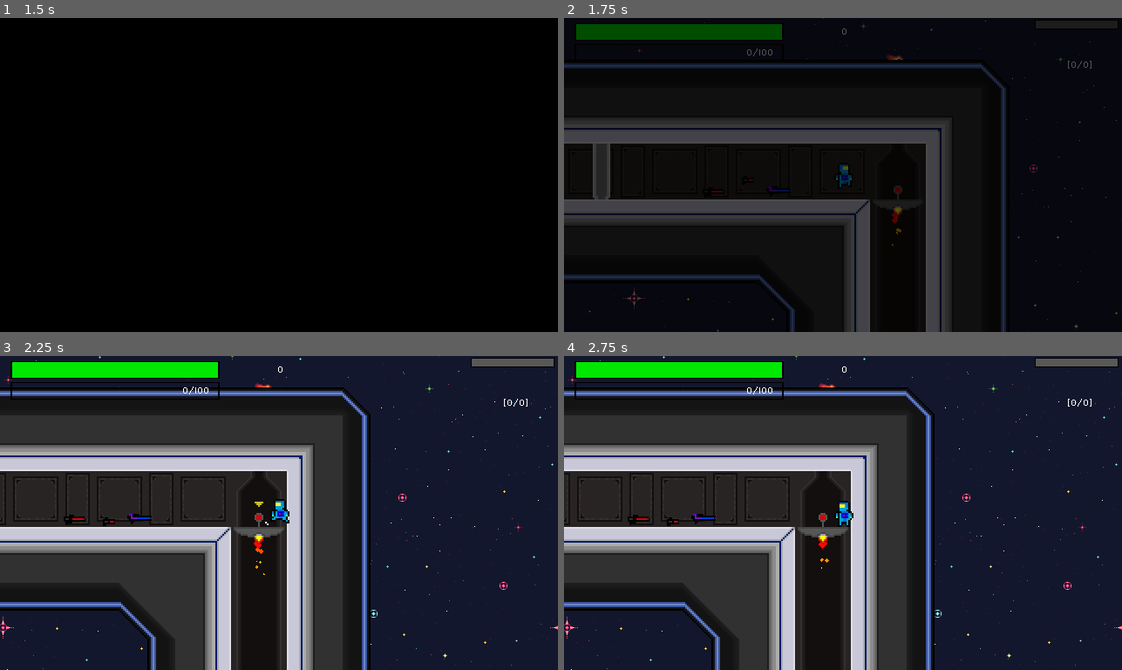
Above: before the commit, frames 1-4 (two rows, left to right).
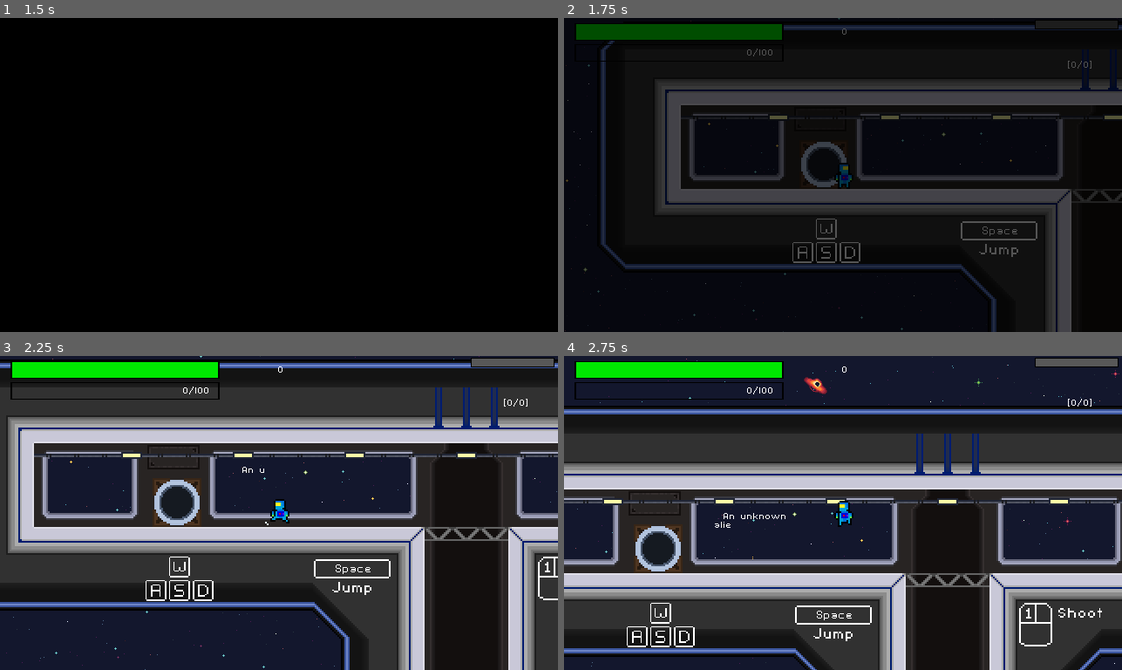
Above: after the commit, the same moments.

Repository: thomaszhou01/Astrotron
Game: Godot game, scene res://Scenes/Main.tscn
Same seed, same stepped clock (60 frames per second), same inputs: the game is played once before the commit and once after it. Sound files missing from this copy of the repository are replaced by a short silence.
Inputs (mouse positions are in pixels of both pictures, inside the frame that each line leads up to):
- Up to frame 1 (1.5 s): click (279, 262) at 0.5 s; move the mouse to (401, 159) at 1.27 s; hold D (move_right) from 1.28 s (still down); tap E (use) at 1.35 s
- Up to frame 2 (1.75 s): keep holding D (move_right); tap Space (jump) at 1.52 s
- Up to frame 3 (2.25 s): keep holding D (move_right); tap X (revive) at 2 s; move the mouse to (167, 528) at 2.02 s; tap Shift (dash) at 2.1 s
- Up to frame 4 (2.75 s): keep holding D (move_right); tap Space (jump) at 2.27 s; tap E (use) at 2.3 s

Frame 1 is identical in both runs. In frame 2, 32% of the frame differs, in the area x 0-100%, y 0-100%; in frame 3, 62%; in frame 4, 62%.

Commit message:
08/01

Diff:
--- a/game1/Scenes/Character.gd
+++ b/game1/Scenes/Character.gd
@@ -34,6 +34,7 @@
 export (int) var passiveCharge
 export (int, 0, 200) var inertia
 
+var equip = preload("res://Resources/Audio/Player/equip.wav")
 
 func _ready():
 	init_pos = get_global_transform().origin
@@ -99,6 +100,8 @@
 	if alive && Input.is_action_just_pressed("use"):
 		yield(get_tree(), "idle_frame")
 		pickup()
+		$effects.set_stream(equip)
+		$effects.play()
 	if Input.is_action_just_pressed("switchWeapon") && object != null && object2 != null && alive:
 		yield(get_tree(), "idle_frame")
 		switchWeapon()
--- a/game1/Scenes/Character.tscn
+++ b/game1/Scenes/Character.tscn
@@ -539,6 +539,8 @@
 stream = ExtResource( 10 )
 volume_db = 5.0
 
+[node name="effects" type="AudioStreamPlayer2D" parent="."]
+
 [node name="Tween" type="Tween" parent="."]
 [connection signal="timeout" from="ShieldCharge" to="." method="_on_ShieldCharge_timeout"]
 [connection signal="timeout" from="DropDelay" to="." method="_on_DropDelay_timeout"]
--- a/game1/Scenes/Maps/Map1.tscn
+++ b/game1/Scenes/Maps/Map1.tscn
@@ -21,11 +21,9 @@
 [ext_resource path="res://Resources/TileSets/Props.tres" type="TileSet" id=22]
 [ext_resource path="res://Scenes/Interactables/Chest.tscn" type="PackedScene" id=23]
 [ext_resource path="res://Scenes/Interactables/elevatorButton.tscn" type="PackedScene" id=24]
-[ext_resource path="res://Scenes/Weapons/RailGun.tscn" type="PackedScene" id=25]
 [ext_resource path="res://Scenes/Interactables/movableBox.tscn" type="PackedScene" id=26]
 [ext_resource path="res://Scenes/Interactables/ExpolosiveBarrel.tscn" type="PackedScene" id=27]
 [ext_resource path="res://Resources/TileSets/passthrough.tres" type="TileSet" id=28]
-[ext_resource path="res://Scenes/Weapons/PulseCannon.tscn" type="PackedScene" id=29]
 [ext_resource path="res://Scenes/Maps/Map2.tscn" type="PackedScene" id=30]
 [ext_resource path="res://Scenes/UI/DisplayTextArea.tscn" type="PackedScene" id=31]
 [ext_resource path="res://Scenes/Interactables/DoorSignal.tscn" type="PackedScene" id=32]
@@ -431,13 +429,7 @@
 position = Vector2( 2101, 725.444 )
 
 [node name="Character" parent="." instance=ExtResource( 2 )]
-position = Vector2( 2407.54, 1515.55 )
+position = Vector2( -124.384, 133.447 )
 
 [node name="Gun" parent="." instance=ExtResource( 3 )]
-position = Vector2( 2361.62, 1523.55 )
-
-[node name="RailGun" parent="." instance=ExtResource( 25 )]
-position = Vector2( 2342.18, 1530.66 )
-
-[node name="PulseCannon" parent="." instance=ExtResource( 29 )]
-position = Vector2( 2379.65, 1531.55 )
+position = Vector2( 151.908, 140.849 )
Not shown, changed: game1/.mono/metadata/ide_messaging_meta.txt
Not shown, added: game1/Resources/Audio/Player/equip.wav.import
Not shown: 1 places in game1/Scenes/Maps/Map1.tscn that only renumber resources
Not shown, changed: game1/export_presets.cfg
Not shown, changed: GalFiles/game1/labels.gal
Not shown, changed: exe/game1.exe
Not shown, changed: exe/game1.pck
Not shown, added: game1/Resources/Audio/Player/equip.wav
